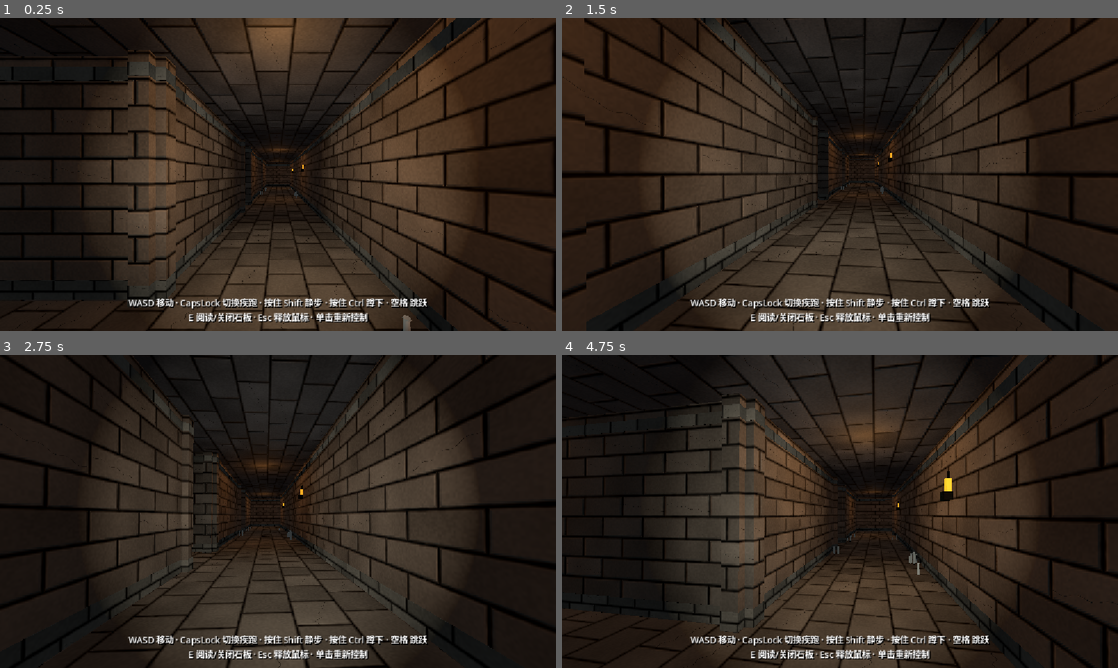
Above: before the commit, frames 1-4 (two rows, left to right).
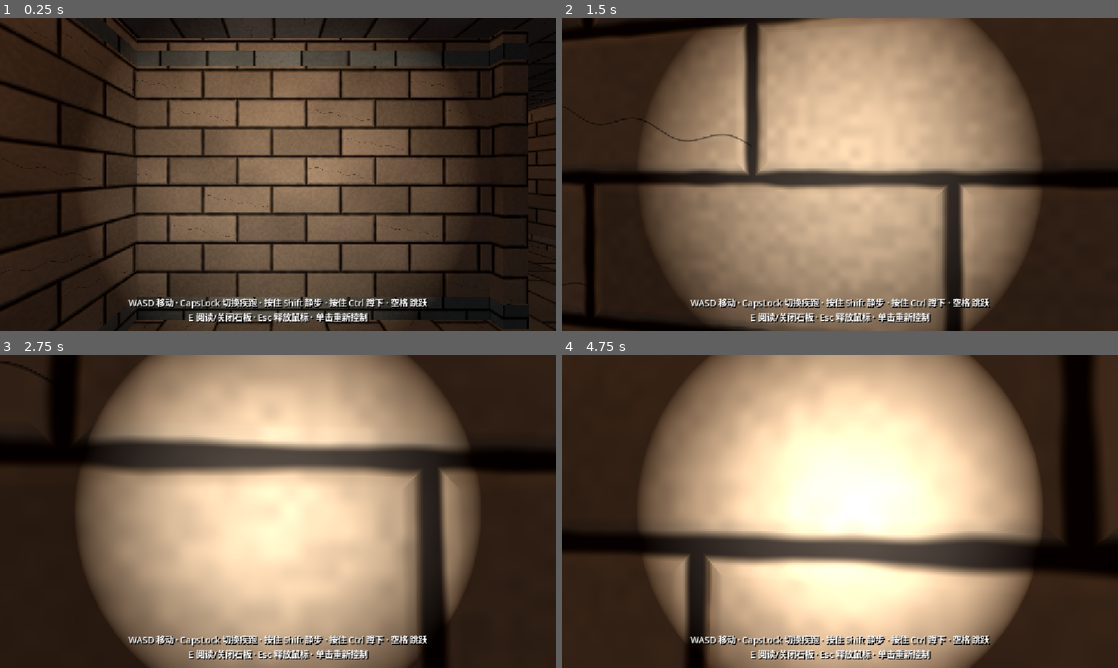
Above: after the commit, the same moments.

Repository: Baron0224/Three-Feet-Under
Game: Godot game, scene res://tomb_corridor.tscn
Same seed, same stepped clock (60 frames per second), same inputs: the game is played once before the commit and once after it.
Inputs (mouse positions are in pixels of both pictures, inside the frame that each line leads up to):
- Up to frame 1 (0.25 s): no input
- Up to frame 2 (1.5 s): tap Enter at 0.5 s; move the mouse to (867, 174) at 0.52 s; press the mouse at (867, 174) at 0.53 s; hold W (move_forward) from 0.53 s (still down); tap Space (jump) at 0.77 s; move the mouse to (812, 174) at 1.27 s; release the mouse at (812, 174) at 1.28 s; tap Ctrl (crouch) at 1.35 s
- Up to frame 3 (2.75 s): keep holding W (move_forward); tap Space (jump) at 1.52 s; move the mouse to (289, 505) at 2.02 s; hold E (interact) from 2.03 s (still down)
- Up to frame 4 (4.75 s): keep holding W (move_forward); move the mouse to (834, 517) at 2.77 s; release E (interact) at 2.78 s; tap Shift (sneak) at 2.85 s; click (834, 517) at 2.92 s; tap Space (jump) at 3.02, 3.77, 4.52 s; move the mouse to (878, 514) at 3.52 s; press the mouse at (878, 514) at 3.53 s; move the mouse to (795, 508) at 4.27 s; release the mouse at (795, 508) at 4.28 s; tap Ctrl (crouch) at 4.35 s

The runs differ from the first frame. In frame 1, 49% of the frame differs, in the area x 0-100%, y 0-100%; in frame 2, 65%; in frame 3, 67%; in frame 4, 78%.

Commit message:
relocate west torch-lever door to north shortcut opening (screenshot right), not To03

Diff:
--- a/three-feet-under/tomb_corridor.tscn
+++ b/three-feet-under/tomb_corridor.tscn
@@ -2477,7 +2477,7 @@
 transform = Transform3D(1, 0, 0, 0, 1, 0, 0, 0, 1, 0, 2.41, 17.55)
 
 [node name="player" type="CharacterBody3D" parent="." unique_id=144523109]
-transform = Transform3D(0, 0, 1, 0, 1, 0, -1, 0, 0, -16.5, 1.2, -30)
+transform = Transform3D(0, 0, 1, 0, 1, 0, -1, 0, 0, -15.5, 1.2, -37.5)
 script = ExtResource("1_et3i4")
 
 [node name="CollisionShape3D" type="CollisionShape3D" parent="player" unique_id=2089584757]
@@ -4321,17 +4321,17 @@
 [node name="TorchLeverWallTestSpawn" type="Marker3D" parent="." unique_id=937779223]
 transform = Transform3D(0, 0, -1, 0, 1, 0, 1, 0, 0, 2, 1.2, -27)
 
-[node name="TorchLeverWallWestCorridor" parent="." unique_id=1847293651 instance=ExtResource("TorchLeverWall")]
-transform = Transform3D(0, 0, 1, 0, 1, 0, -1, 0, 0, -12.35, 0, -30)
-opening_width = 4.3
-opening_height = 4.4
-rise_distance = 4.6
+[node name="TorchLeverWallWestShortcut" parent="." unique_id=1847293651 instance=ExtResource("TorchLeverWall")]
+transform = Transform3D(0, 0, 1, 0, 1, 0, -1, 0, 0, -12.35, 0, -37.5)
+opening_width = 4.0
+opening_height = 3.9
+rise_distance = 4.1
 lever_on_inner_wall = true
 lever_on_passage_side = true
 lever_on_right = true
 
-[node name="TorchLeverWallWestCorridorTestSpawn" type="Marker3D" parent="." unique_id=1847293652]
-transform = Transform3D(0, 0, 1, 0, 1, 0, -1, 0, 0, -16.5, 1.2, -30)
+[node name="TorchLeverWallWestShortcutTestSpawn" type="Marker3D" parent="." unique_id=1847293652]
+transform = Transform3D(0, 0, 1, 0, 1, 0, -1, 0, 0, -15.5, 1.2, -37.5)
 
 [node name="DilapidatedBridge" parent="." unique_id=490333024 instance=ExtResource("DilapidatedBridge")]
 transform = Transform3D(1, 0, 0, 0, 1, 0, 0, 0, 1, 33, 0, -30)
